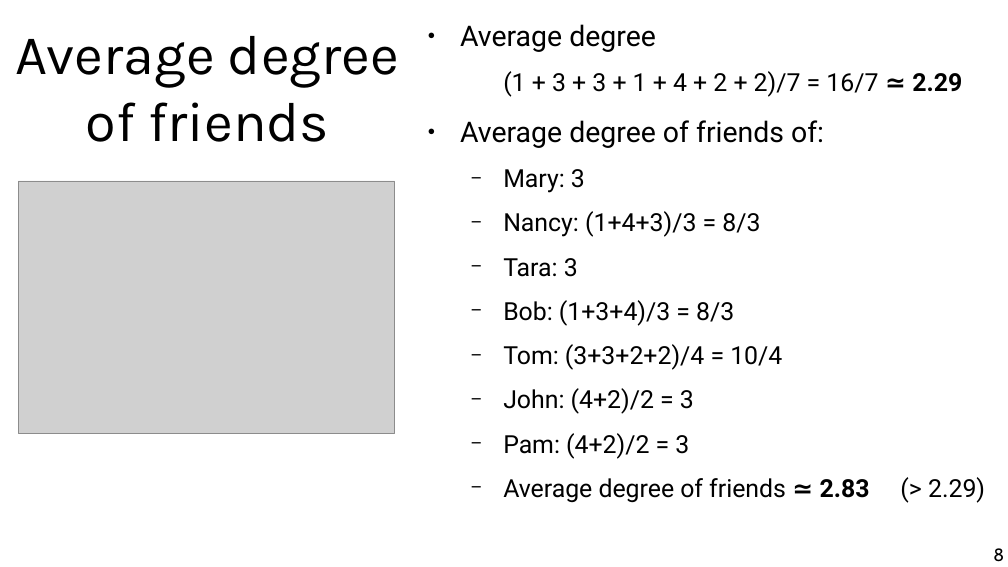
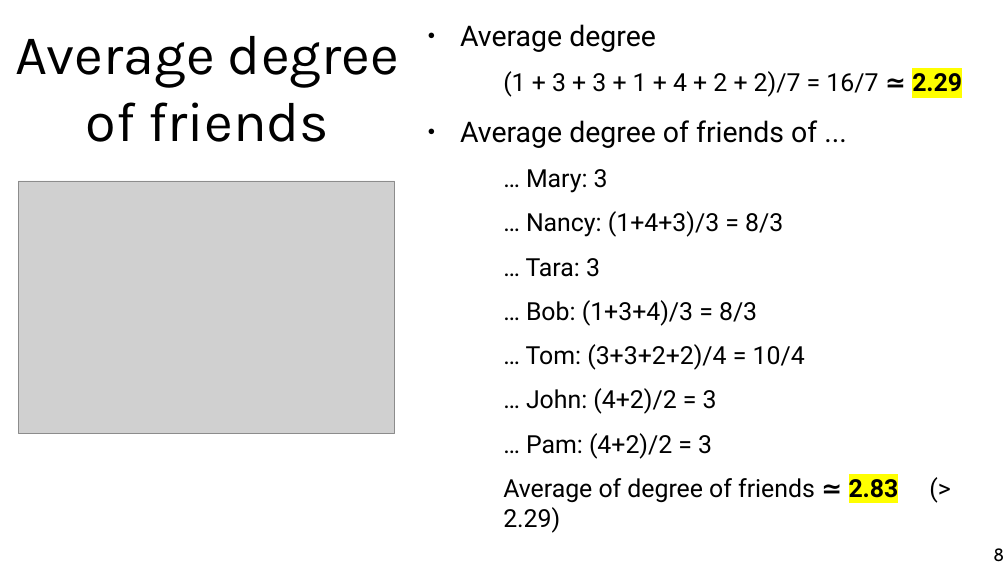
Before and after one commit to chatox/networks-science-course, a slide deck: slide 8 of theory/odp/tt15-friendship_paradox.odp. Drawn at 1008x567 pixels with LibreOffice and Linux fonts; fonts in the diff are those of the drawing; grey boxes stand for pictures. Boxes give left, top, right and bottom in pixels: in the first picture for what was removed or moved away, otherwise in the second. Text is boxed around its words. In the diff, an @@ line names an element or a change of style, - is before the commit and + after.

```diff
--- a/theory/odp/tt15-friendship_paradox.odp
+++ b/theory/odp/tt15-friendship_paradox.odp
@@ text at box(503, 71, 962, 97): highlight none to #FFFF00 in "2.29" @@
@@ text at box(460, 120, 899, 533): text changed @@
-● Average degree of friends of:
-  − Mary: 3
-  − Nancy: (1+4+3)/3 = 8/3
-  − Tara: 3
-  − Bob: (1+3+4)/3 = 8/3
-  − Tom: (3+3+2+2)/4 = 10/4
-  − John: (4+2)/2 = 3
-  − Pam: (4+2)/2 = 3
-  − Average degree of friends ≃ 2.83 (> 2.29)
+● Average degree of friends of ...
+  … Mary: 3
+  … Nancy: (1+4+3)/3 = 8/3
+  … Tara: 3
+  … Bob: (1+3+4)/3 = 8/3
+  … Tom: (3+3+2+2)/4 = 10/4
+  … John: (4+2)/2 = 3
+  … Pam: (4+2)/2 = 3
+  Average of degree of friends ≃ 2.83 (> 2.29)
```
Also in this commit, not shown: 1 other slide changed, 16 other files.
